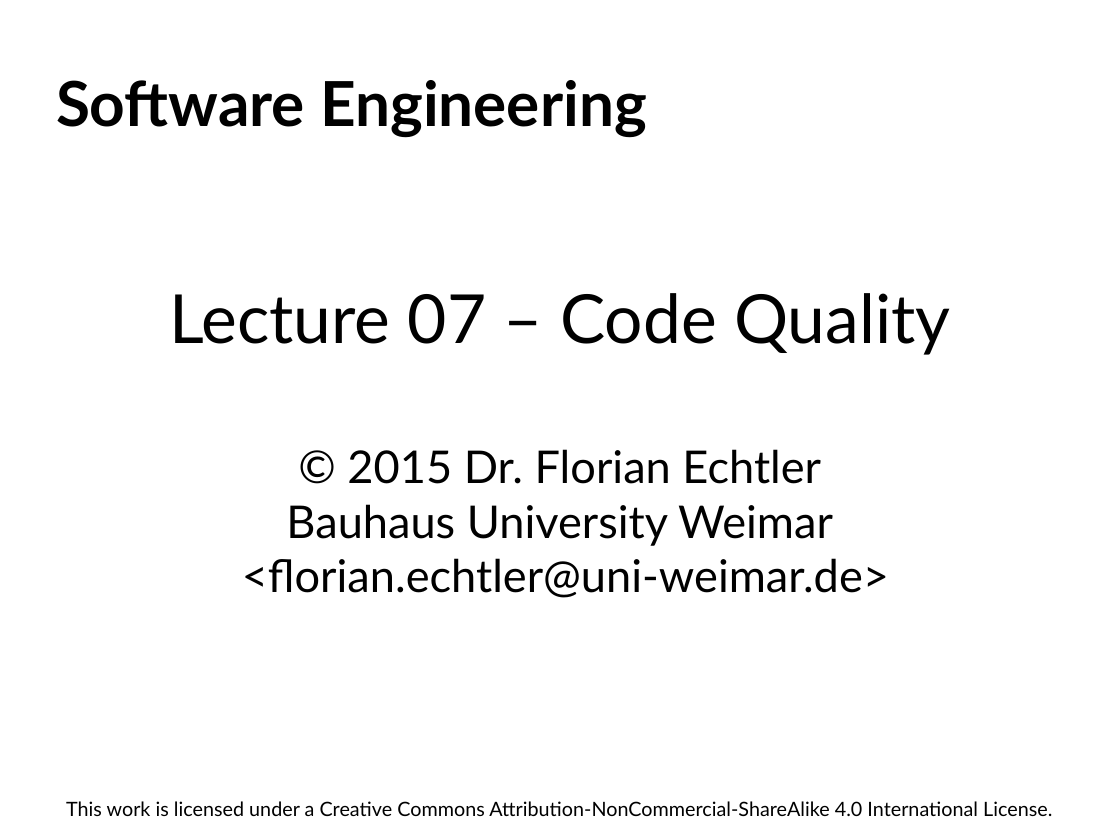
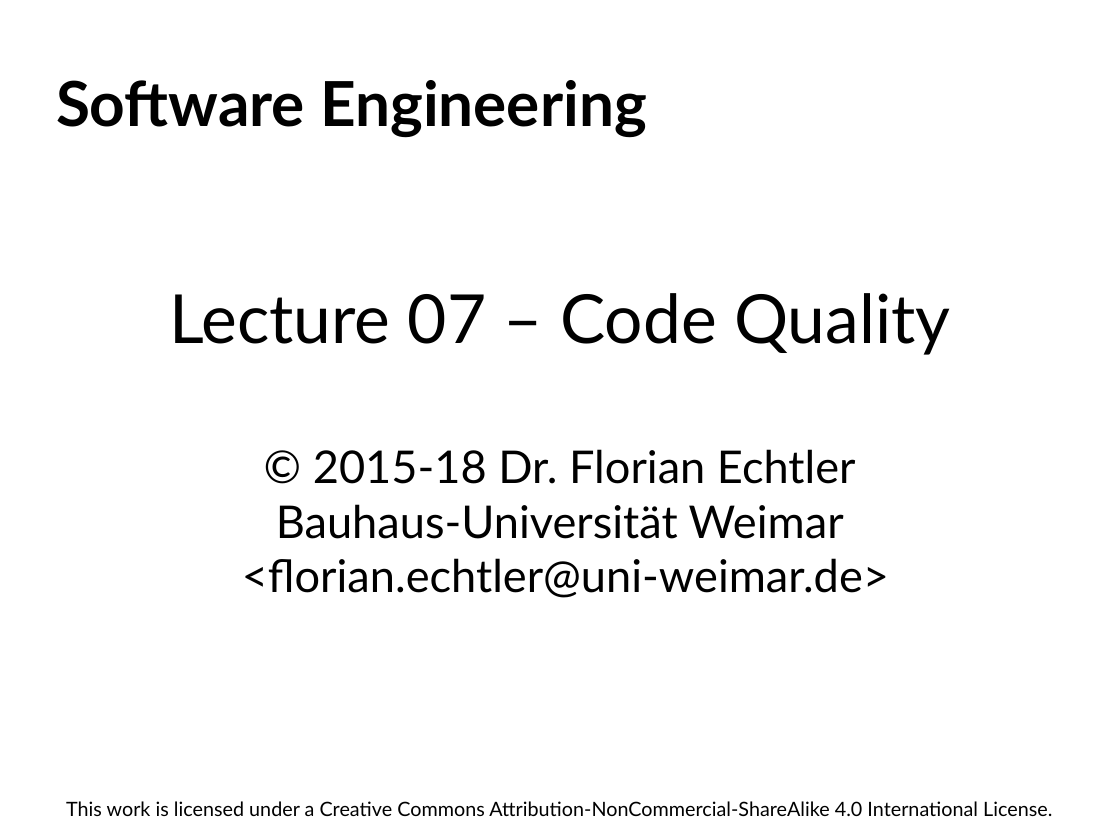
Before and after one commit to floe/software-engineering, a slide deck: slide 1 of 07-code-quality.odp. Drawn at 1120x840 pixels with LibreOffice and Linux fonts; fonts in the diff are those of the drawing; background and template pictures are left out. Boxes give left, top, right and bottom in pixels: in the first picture for what was removed or moved away, otherwise in the second. Text is boxed around its words. In the diff, an @@ line names an element or a change of style, - is before the commit and + after.

```diff
--- a/07-code-quality.odp
+++ b/07-code-quality.odp
@@ subtitle at box(276, 449, 856, 539): text changed @@
-© 2015 Dr. Florian Echtler
-Bauhaus University Weimar
+© 2015-18 Dr. Florian Echtler
+Bauhaus-Universität Weimar
```
Also in this commit, not shown: 22 other slides changed, 4 slides added.
